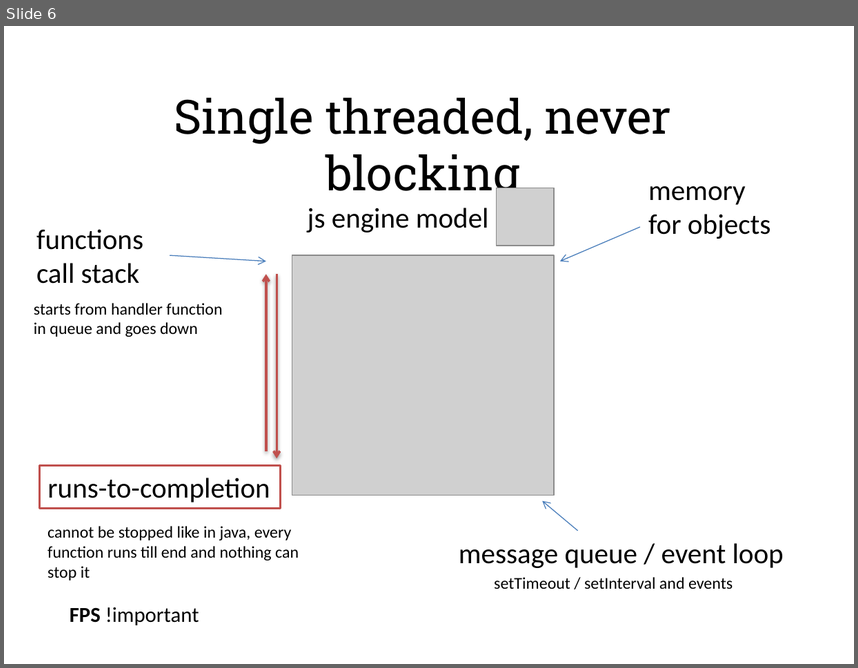
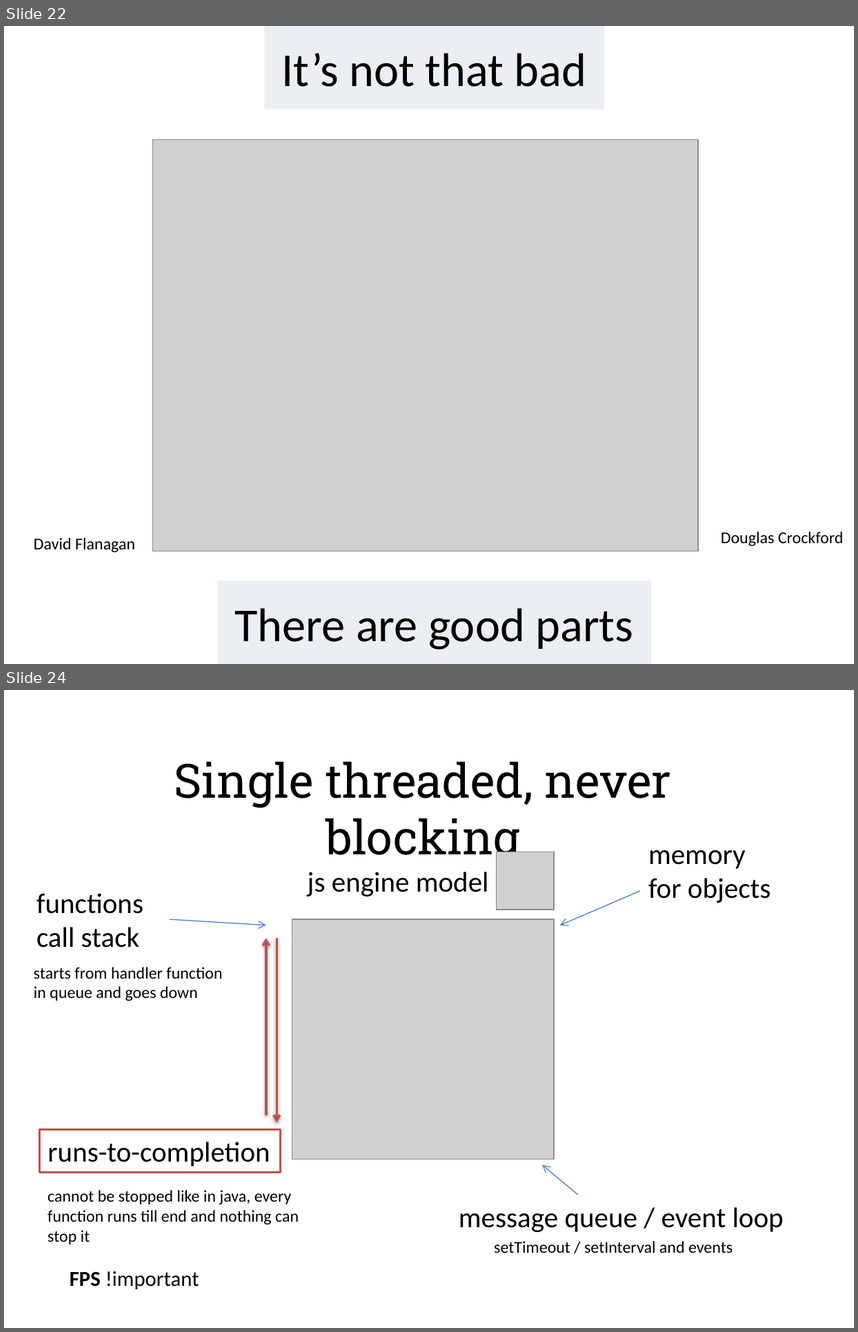
Before and after one commit to alexeymatveevp/angularjs-course, a slide deck: docs/00_jsbasics.pptx. Shown one above the other, each under a label of ours: slide 6 before the commit, slides 22 and 24 after it; the slides between them are not shown. The pictures are 858x668 and 858x1332 pixels, drawn with LibreOffice and Linux fonts; fonts in the diff are those of the drawing; grey boxes stand for pictures. Boxes give left, top, right and bottom in pixels: in the first picture for what was removed or moved away, otherwise in the second. Text is boxed around its words. In the diff, an @@ line names an element or a change of style, - is before the commit and + after.

```diff
--- a/docs/00_jsbasics.pptx
+++ b/docs/00_jsbasics.pptx
@@ slide 22 added at <box>4,26,854,664</box>, background #FFFFFF @@
@@ rectangle added at <box>264,26,604,109</box>, fill #ECEFF1, 40 pt, text #000000 @@
+It’s not that bad
@@ picture added at <box>153,139,699,550</box> @@
@@ text added at <box>34,537,135,552</box>, 14 pt, text #000000 @@
+David Flanagan
@@ text added at <box>721,531,844,546</box>, 14 pt, text #000000 @@
+Douglas Crockford
@@ rectangle added at <box>217,580,651,664</box>, fill #ECEFF1, 40 pt, text #000000 @@
+There are good parts
@@ what was slide 6 is now slide 24 @@
```
Also in this commit, not shown: 3 slides changed, 23 other slides added, 13 slides removed, 15 other files.
